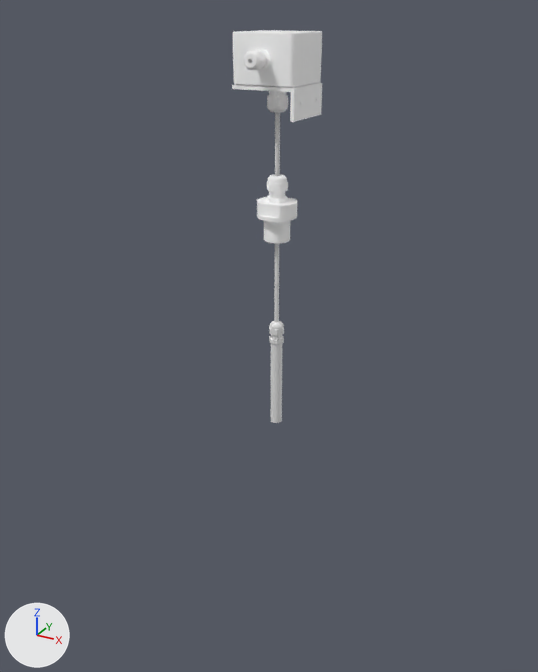
The glTF model src/textures/kabel-sonde.glb, before and after one commit.
Before and after are seen from a 50 mm lens placed at (1.44, -2.69, 2.06), pointed at (-0.02, -0.04, 0.73). The axes (+X, +Y, +Z) are drawn at lower left. The lights are the same throughout. Where no turn or scale is listed for an object, it has been applied to the vertices.

The older version as bpy lines, for what is in view:
```python
me_kf25_kabel_001 = bpy.data.meshes.new('KF25 kabel.001')
me_kf25_kabel_001.from_pydata(...)  # 9157 vertices, 18338 faces; spans x -0.134..0.134, y -0.212..0.126, z -0.102..0.208
me_kf25_kabel_001.materials.append(mat_material_003)  # white #ffffff
me_kf25_kabel_003 = bpy.data.meshes.new('KF25 kabel.003')
me_kf25_kabel_003.from_pydata(...)  # 1444 vertices, 2888 faces; spans x -0.263..0.263, y -0.263..0.263, z -1.915..-1.052
me_kf25_kabel_003.materials.append(mat_material_001)  # white #ffffff
me_kf25_kabel_004 = bpy.data.meshes.new('KF25 kabel.004')
me_kf25_kabel_004.from_pydata(...)  # 639 vertices, 1274 faces; spans x -0.11..0.11, y -0.1..0.1, z -4.69..-3.09
ob_kf25_kopf = bpy.data.objects.new('KF25-Kopf', me_kf25_kabel_001)
ob_kf25_kopf.location = (0.0, 0.0, 1.771)
ob_kf25_sonde = bpy.data.objects.new('KF25-Sonde', me_kf25_kabel_004)
ob_kf25_sonde.location = (0.0, 0.0, 1.771)
ob_kf25_sonde.scale = (0.318, 0.318, 0.318)
ob_kf25_verlängerung = bpy.data.objects.new('KF25-Verlängerung', me_kf25_kabel_003)
ob_kf25_verlängerung.location = (0.0, 0.0, 1.771)
ob_kf25_verlängerung.scale = (0.318, 0.318, 0.318)
```
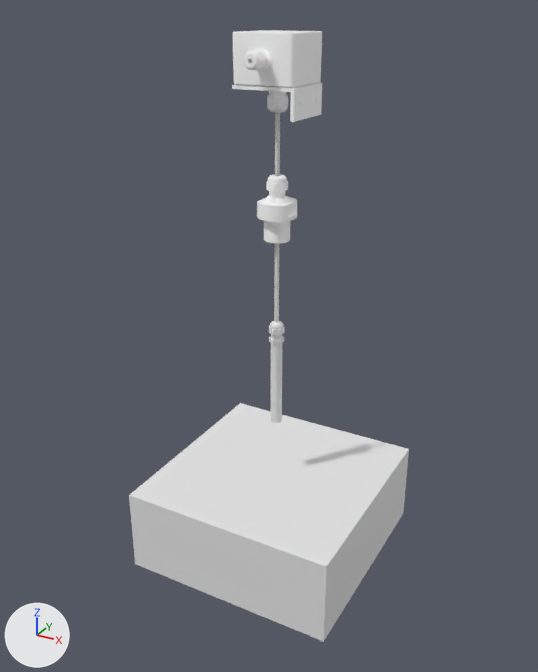
The newer file is also turned or shifted as a whole; pictures and numbers use the older file's frame.

Edits to the bpy script that builds the scene:
```text
Add mat_material:
    mat_material = principled_material('Material')
    mat_material.base_color = (0.8, 0.8, 0.8)  # white #e7e7e7
    mat_material.roughness = 0.4
Add me_cube:
    me_cube.from_pydata(...)  # a box spanning x -0.5..0.5, y -0.5..0.5, z -0.2..0.2
    me_cube.materials.append(mat_material)  # white #e7e7e7
Change ob_kf25_verlängerung:
    ob_kf25_verlängerung.rotation_euler: (0.0, 0.0, 0.0) -> (0.0, 0.0, 1.571)  # degrees (0, 0, 0) -> degrees (0, 0, 90)
Add ob_fuß:
    ob_fuß = bpy.data.objects.new('Fuß', me_cube)
    ob_fuß.location = (0.0, 0.0, -0.195)
```

Location of each change, [x1, y1, x2, y2] in pixels of the pictures (538 x 672 px):
'Fuß', added
    after: [129, 403, 409, 642]
'KF25-Verlängerung', turned
    both: [257, 174, 297, 244]
